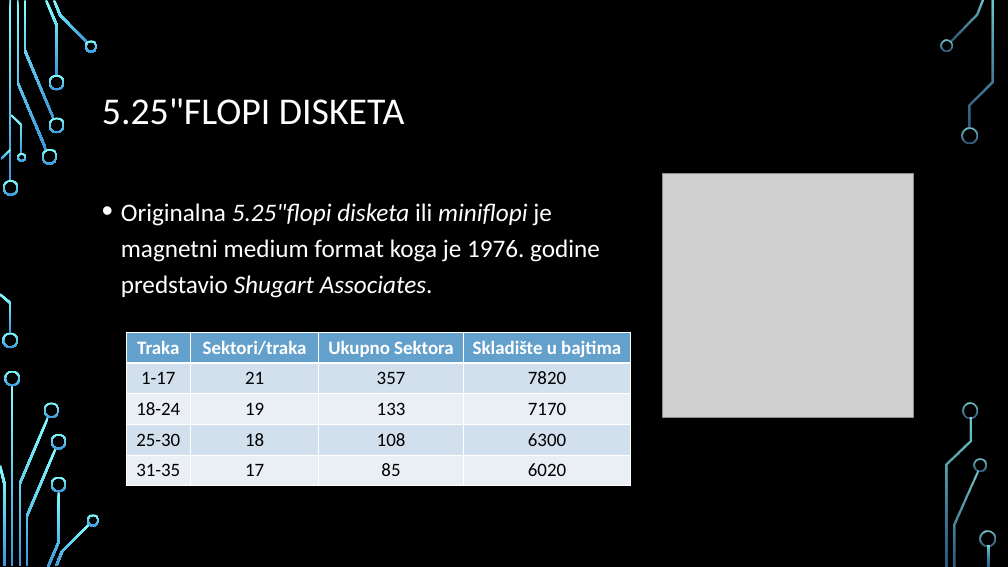
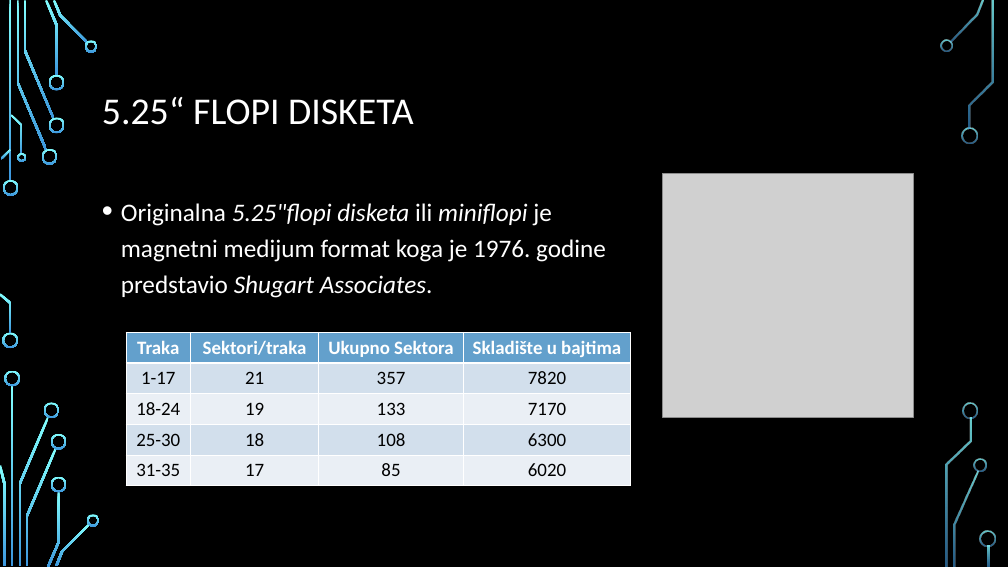
Before and after one commit to DejanPredojevic/Diplomski-rad, a slide deck: slide 3 of Prezentacija.pptx. Drawn at 1008x567 pixels with LibreOffice and Linux fonts; fonts in the diff are those of the drawing; grey boxes stand for pictures; background and template pictures are left out. Boxes give left, top, right and bottom in pixels: in the first picture for what was removed or moved away, otherwise in the second. Text is boxed around its words. In the diff, an @@ line names an element or a change of style, - is before the commit and + after.

```diff
--- a/Prezentacija.pptx
+++ b/Prezentacija.pptx
@@ title at <box>102,97,413,125</box>: text changed @@
-5.25"FLOPI DISKETA
+5.25“ FLOPI DISKETA
@@ text at <box>121,203,606,298</box>: text changed @@
-• Originalna 5.25"flopi disketa ili miniflopi je
-  magnetni medium format koga je 1976. godine
-  predstavio Shugart Associates.
+• Originalna 5.25"flopi disketa ili miniflopi je
+  magnetni medijum format koga je 1976. godine
+  predstavio Shugart Associates.
```
Also in this commit, not shown: 3 other slides changed, 4 slides added.
